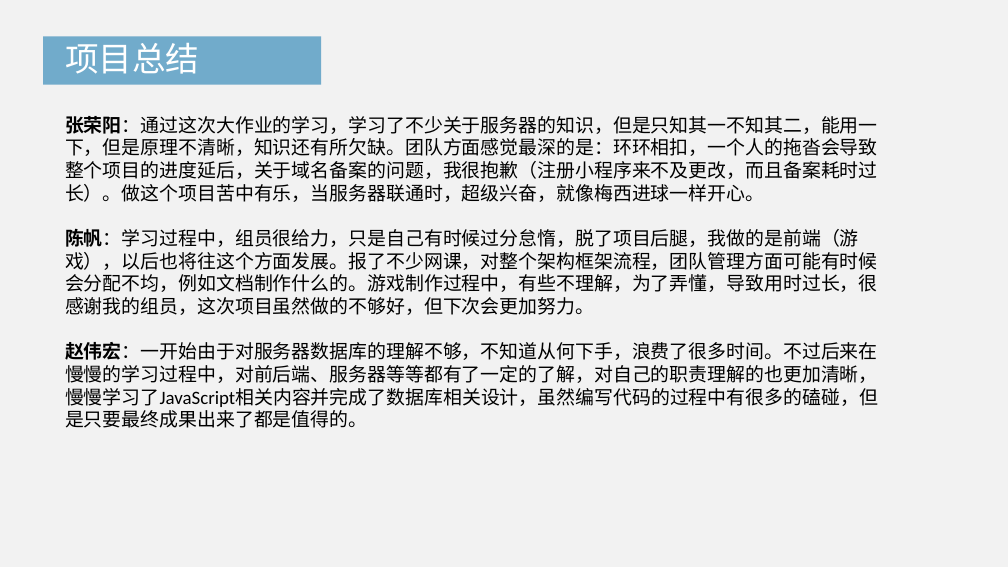
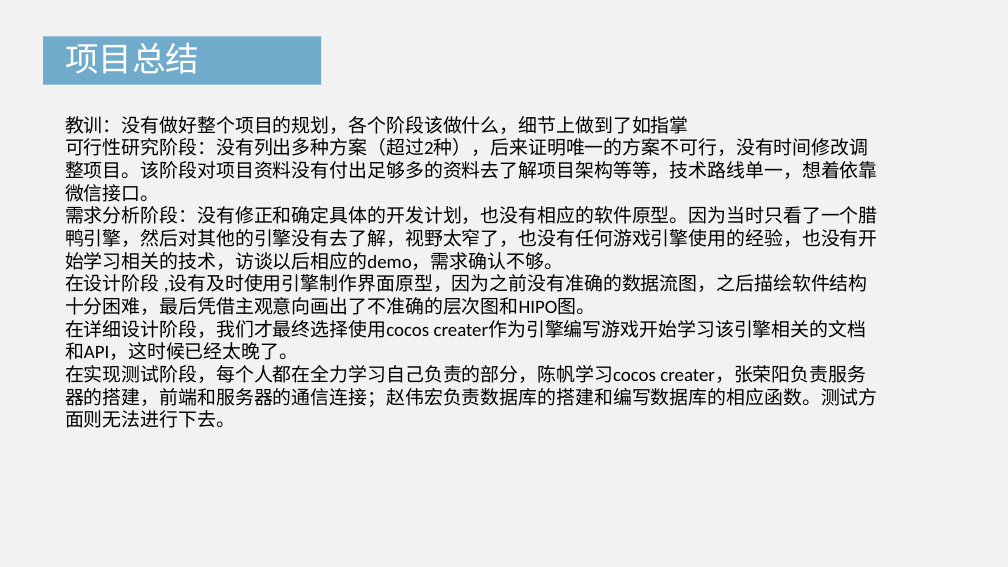
Before and after one commit to popopoi/Software-G07, a slide deck: slide 24 of SE2018春-G07/最终评审/SE2018春-G07.pptx. Drawn at 1008x567 pixels with LibreOffice and Linux fonts; fonts in the diff are those of the drawing. Boxes give left, top, right and bottom in pixels: in the first picture for what was removed or moved away, otherwise in the second. Text is boxed around its words. In the diff, an @@ line names an element or a change of style, - is before the commit and + after.

Commit message:
ppt修改

```diff
--- a/SE2018春-G07/最终评审/SE2018春-G07.pptx
+++ b/SE2018春-G07/最终评审/SE2018春-G07.pptx
@@ text at (x1=65, y1=116, x2=878, y2=428): text changed @@
-张荣阳：通过这次大作业的学习，学习了不少关于服务器的知识，但是只知其一不知其二，能用一下，但是原理不清晰，知识还有所欠缺。团队方面感觉最深的是：环环相扣，一个人的拖沓会导致整个项目的进度延后，关于域名备案的问题，我很抱歉（注册小程序来不及更改，而且备案耗时过长）。做这个项目苦中有乐，当服务器联通时，超级兴奋，就像梅西进球一样开心。
-陈帆：学习过程中，组员很给力，只是自己有时候过分怠惰，脱了项目后腿，我做的是前端（游戏），以后也将往这个方面发展。报了不少网课，对整个架构框架流程，团队管理方面可能有时候会分配不均，例如文档制作什么的。游戏制作过程中，有些不理解，为了弄懂，导致用时过长，很感谢我的组员，这次项目虽然做的不够好，但下次会更加努力。
-赵伟宏：一开始由于对服务器数据库的理解不够，不知道从何下手，浪费了很多时间。不过后来在慢慢的学习过程中，对前后端、服务器等等都有了一定的了解，对自己的职责理解的也更加清晰，慢慢学习了JavaScript相关内容并完成了数据库相关设计，虽然编写代码的过程中有很多的磕碰，但是只要最终成果出来了都是值得的。
+教训：没有做好整个项目的规划，各个阶段该做什么，细节上做到了如指掌
+可行性研究阶段：没有列出多种方案（超过2种），后来证明唯一的方案不可行，没有时间修改调整项目。该阶段对项目资料没有付出足够多的资料去了解项目架构等等，技术路线单一，想着依靠微信接口。
+需求分析阶段：没有修正和确定具体的开发计划，也没有相应的软件原型。因为当时只看了一个腊鸭引擎，然后对其他的引擎没有去了解，视野太窄了，也没有任何游戏引擎使用的经验，也没有开始学习相关的技术，访谈以后相应的demo，需求确认不够。
+在设计阶段 ,设有及时使用引擎制作界面原型，因为之前没有准确的数据流图，之后描绘软件结构十分困难，最后凭借主观意向画出了不准确的层次图和HIPO图。
+在详细设计阶段，我们才最终选择使用cocos creater作为引擎编写游戏开始学习该引擎相关的文档和API，这时候已经太晚了。
+在实现测试阶段，每个人都在全力学习自己负责的部分，陈帆学习cocos creater，张荣阳负责服务器的搭建，前端和服务器的通信连接；赵伟宏负责数据库的搭建和编写数据库的相应函数。测试方面则无法进行下去。
```
Also in this commit, not shown: 1 other slide changed, 1 other file.
